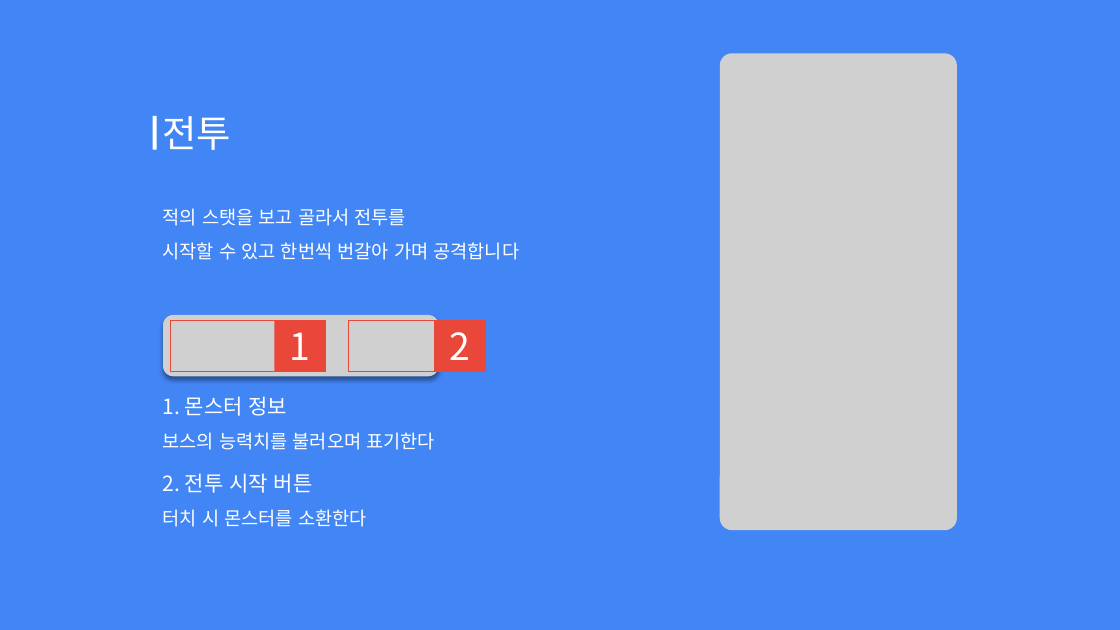
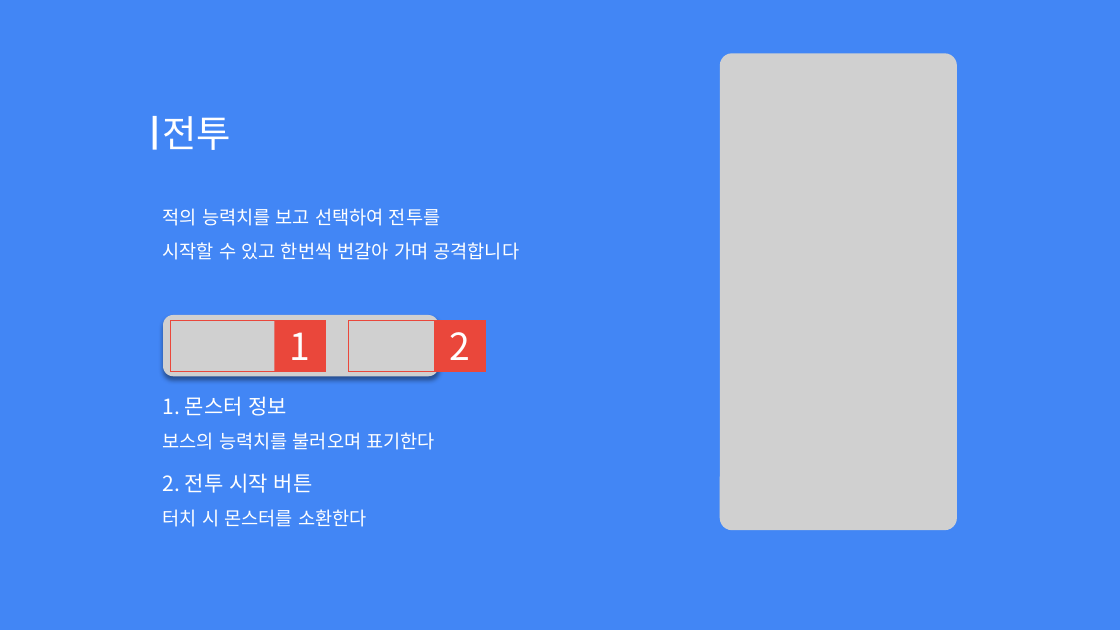
Before and after one commit to Hoyeom/CS-ClickerGame, a slide deck: slide 5 of Documents/TabHero.pptx. Drawn at 1120x630 pixels with LibreOffice and Linux fonts; fonts in the diff are those of the drawing; grey boxes stand for pictures. Boxes give left, top, right and bottom in pixels: in the first picture for what was removed or moved away, otherwise in the second. Text is boxed around its words. In the diff, an @@ line names an element or a change of style, - is before the commit and + after.

```diff
--- a/Documents/TabHero.pptx
+++ b/Documents/TabHero.pptx
@@ text at [163, 208, 440, 226]: text changed @@
-적의 스탯을 보고 골라서 전투를
+적의 능력치를 보고 선택하여 전투를
```
Also in this commit, not shown: 1 other slide changed, 5 other files.
